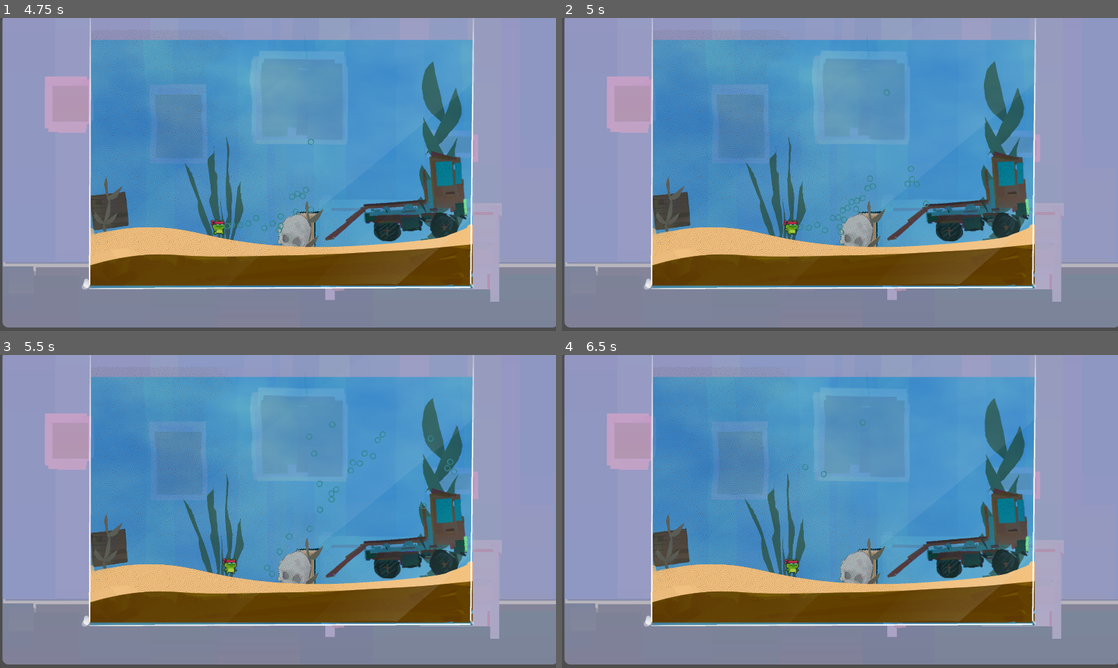
Above: before the commit, frames 1-4 (two rows, left to right).
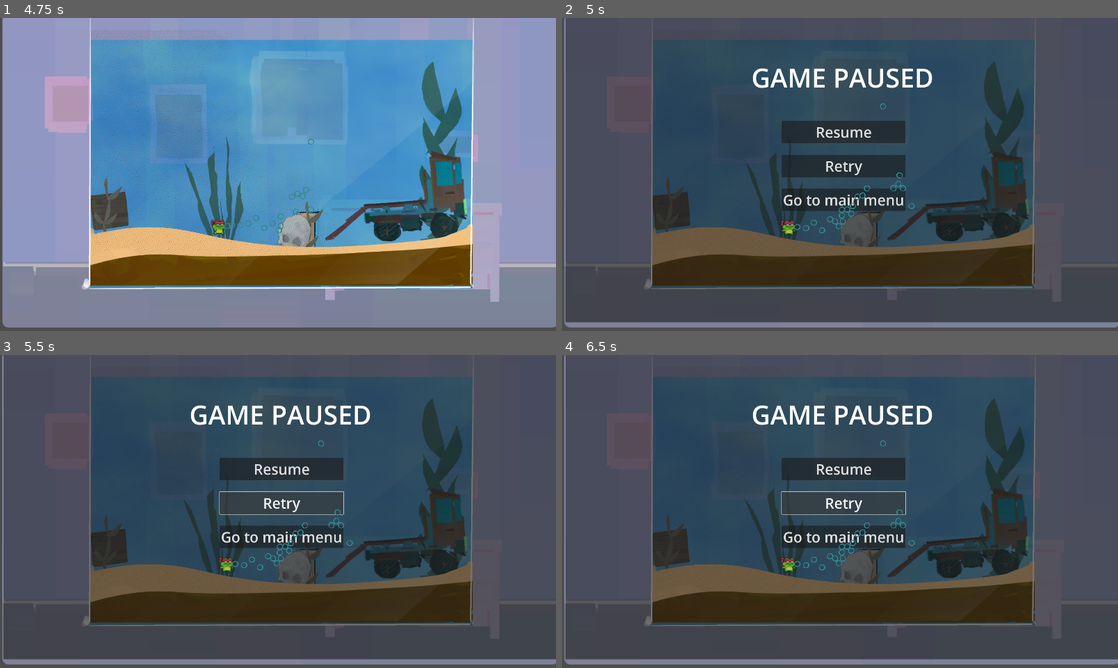
Above: after the commit, the same moments.

Repository: pR1smPrime/BikiniTop25
Game: Godot game, scene res://bikini_toppem_moving_service.tscn
Same seed, same stepped clock (60 frames per second), same inputs: the game is played once before the commit and once after it. The engine's default icon, where the game draws it, is replaced by a stand-in: a white triangle on a blue panel in a dark square.
Inputs (mouse positions are in pixels of both pictures, inside the frame that each line leads up to):
- Up to frame 1 (4.75 s): click "Play" at 0.5 s; move the mouse to (400, 158) at 1.27 s; press the mouse at (400, 158) at 1.28 s; hold D (right) 1.28-2.78 s; tap W (jump) at 1.52, 2.27, 3.77, 4.52 s; move the mouse to (166, 190) at 2.02 s; release the mouse at (166, 190) at 2.03 s; click (166, 190) at 2.1 s; move the mouse to (333, 105) at 2.77 s; press the mouse at (333, 105) at 2.78 s; hold A (left) 2.78-3.53 s; move the mouse to (250, 237) at 3.52 s; release the mouse at (250, 237) at 3.53 s; hold D (right) from 3.53 s (still down); click (250, 237) at 3.6 s; move the mouse to (444, 221) at 4.27 s; press the mouse at (444, 221) at 4.28 s
- Up to frame 2 (5 s): keep holding D (right); tap Escape (pause) at 4.9 s
- Up to frame 3 (5.5 s): release D (right) at 5 s; release the mouse at (444, 558) at 5 s; click (283, 502) at 5 s, where only the run after the commit has a clickable "Retry"
- Up to frame 4 (6.5 s): click (845, 502) at 5.75 s, where only the run after the commit has a clickable "Retry"

Frame 1 is identical in both runs. In frame 2, 96% of the frame differs, in the area x 0-100%, y 0-98%; in frame 3, 96%; in frame 4, 96%.

Commit message:
added pause menu

Diff:
--- a/scenes/levels/level1.tscn
+++ b/scenes/levels/level1.tscn
@@ -1,16 +1,17 @@
-[gd_scene load_steps=12 format=3 uid="uid://bf4s865kp8ukp"]
+[gd_scene load_steps=13 format=3 uid="uid://bf4s865kp8ukp"]
 
 [ext_resource type="PackedScene" uid="uid://bb7t2rtlp7sku" path="res://scenes/levels/groundBase.tscn" id="1_vw74y"]
 [ext_resource type="PackedScene" uid="uid://hph0vdl7puii" path="res://scenes/player/player.tscn" id="3_anpl5"]
 [ext_resource type="PackedScene" uid="uid://wio4kqqfaasv" path="res://scenes/movable/movable.tscn" id="5_hip1h"]
 [ext_resource type="Script" path="res://scenes/movable/movable.gd" id="6_n7tj6"]
-[ext_resource type="PackedScene" uid="uid://cibr5e7jyyld6" path="res://assets/art/spritesAquarium/waves.tscn" id="7_2e5qh"]
+[ext_resource type="PackedScene" path="res://assets/art/spritesAquarium/waves.tscn" id="7_2e5qh"]
 [ext_resource type="PackedScene" uid="uid://b1k68xp6vdvd3" path="res://assets/objects/statics/static_column.tscn" id="7_3gybj"]
 [ext_resource type="PackedScene" uid="uid://bofqt6oyryhyo" path="res://assets/objects/statics/target_truck.tscn" id="8_b5tf8"]
 [ext_resource type="PackedScene" uid="uid://dbba0xayt6m1u" path="res://assets/objects/staticNoCollision/staNoCo_algae1.tscn" id="8_gk1iv"]
 [ext_resource type="PackedScene" uid="uid://bj253dgyyi6n" path="res://assets/objects/staticNoCollision/staNoCo_algae3.tscn" id="9_375lw"]
 [ext_resource type="PackedScene" uid="uid://t1qapbdlfqnh" path="res://assets/objects/staticNoCollision/staNoCo_algae2.tscn" id="10_ue1s2"]
 [ext_resource type="PackedScene" uid="uid://cf618ai8wa2sn" path="res://assets/objects/statics/static_skull.tscn" id="11_fmbsn"]
+[ext_resource type="PackedScene" uid="uid://d2xyedecm45dw" path="res://scenes/pausemenue/pause_menu.tscn" id="12_e5w1w"]
 
 [node name="Level1" type="Node2D"]
 
@@ -59,3 +60,5 @@
 [node name="StaticSkull" parent="." instance=ExtResource("11_fmbsn")]
 position = Vector2(1008, -315)
 scale = Vector2(0.2, 0.2)
+
+[node name="Pause_Menu" parent="." instance=ExtResource("12_e5w1w")]
--- a/scenes/levels/level2.tscn
+++ b/scenes/levels/level2.tscn
@@ -1,15 +1,16 @@
-[gd_scene load_steps=11 format=3 uid="uid://cj3cua1qlwawx"]
+[gd_scene load_steps=12 format=3 uid="uid://cj3cua1qlwawx"]
 
 [ext_resource type="PackedScene" uid="uid://bb7t2rtlp7sku" path="res://scenes/levels/groundBase.tscn" id="1_ugtyb"]
 [ext_resource type="PackedScene" uid="uid://hph0vdl7puii" path="res://scenes/player/player.tscn" id="2_edvee"]
 [ext_resource type="PackedScene" uid="uid://wio4kqqfaasv" path="res://scenes/movable/movable.tscn" id="3_uadwk"]
 [ext_resource type="Script" path="res://scenes/movable/movable.gd" id="4_jfwhh"]
 [ext_resource type="PackedScene" uid="uid://bofqt6oyryhyo" path="res://assets/objects/statics/target_truck.tscn" id="6_hvh3e"]
-[ext_resource type="PackedScene" uid="uid://cibr5e7jyyld6" path="res://assets/art/spritesAquarium/waves.tscn" id="7_0uyk1"]
+[ext_resource type="PackedScene" path="res://assets/art/spritesAquarium/waves.tscn" id="7_0uyk1"]
 [ext_resource type="PackedScene" uid="uid://cf618ai8wa2sn" path="res://assets/objects/statics/static_skull.tscn" id="7_o6xxm"]
 [ext_resource type="PackedScene" uid="uid://b1k68xp6vdvd3" path="res://assets/objects/statics/static_column.tscn" id="8_r7dsu"]
 [ext_resource type="PackedScene" uid="uid://dg2i0m2yle8i1" path="res://assets/objects/statics/static_chest.tscn" id="9_nqrt1"]
 [ext_resource type="PackedScene" uid="uid://t1qapbdlfqnh" path="res://assets/objects/staticNoCollision/staNoCo_algae2.tscn" id="10_xry4m"]
+[ext_resource type="PackedScene" uid="uid://d2xyedecm45dw" path="res://scenes/pausemenue/pause_menu.tscn" id="11_hknvm"]
 
 [node name="Level2" type="Node2D"]
 
@@ -64,3 +65,5 @@
 [node name="StaticChest2" parent="." instance=ExtResource("9_nqrt1")]
 position = Vector2(807, -325)
 scale = Vector2(-0.2, 0.2)
+
+[node name="Pause_Menu" parent="." instance=ExtResource("11_hknvm")]
--- a/scenes/levels/level3.tscn
+++ b/scenes/levels/level3.tscn
@@ -1,16 +1,17 @@
-[gd_scene load_steps=12 format=3 uid="uid://crxb0iuw721ke"]
+[gd_scene load_steps=13 format=3 uid="uid://crxb0iuw721ke"]
 
 [ext_resource type="PackedScene" uid="uid://bb7t2rtlp7sku" path="res://scenes/levels/groundBase.tscn" id="1_hc18r"]
 [ext_resource type="PackedScene" uid="uid://hph0vdl7puii" path="res://scenes/player/player.tscn" id="2_1jxtb"]
 [ext_resource type="PackedScene" uid="uid://wio4kqqfaasv" path="res://scenes/movable/movable.tscn" id="3_5mwjg"]
 [ext_resource type="Script" path="res://scenes/movable/movable.gd" id="4_fxkph"]
 [ext_resource type="PackedScene" uid="uid://bofqt6oyryhyo" path="res://assets/objects/statics/target_truck.tscn" id="5_wjn4s"]
-[ext_resource type="PackedScene" uid="uid://cibr5e7jyyld6" path="res://assets/art/spritesAquarium/waves.tscn" id="6_unfmm"]
+[ext_resource type="PackedScene" path="res://assets/art/spritesAquarium/waves.tscn" id="6_unfmm"]
 [ext_resource type="PackedScene" uid="uid://cf618ai8wa2sn" path="res://assets/objects/statics/static_skull.tscn" id="7_0ui3r"]
 [ext_resource type="PackedScene" uid="uid://b1k68xp6vdvd3" path="res://assets/objects/statics/static_column.tscn" id="8_q0sij"]
 [ext_resource type="PackedScene" uid="uid://t1qapbdlfqnh" path="res://assets/objects/staticNoCollision/staNoCo_algae2.tscn" id="9_fax4x"]
 [ext_resource type="PackedScene" uid="uid://bj253dgyyi6n" path="res://assets/objects/staticNoCollision/staNoCo_algae3.tscn" id="10_vvm2v"]
 [ext_resource type="PackedScene" uid="uid://dbba0xayt6m1u" path="res://assets/objects/staticNoCollision/staNoCo_algae1.tscn" id="11_a7gad"]
+[ext_resource type="PackedScene" uid="uid://d2xyedecm45dw" path="res://scenes/pausemenue/pause_menu.tscn" id="12_x5t3h"]
 
 [node name="Level3" type="Node2D"]
 
@@ -74,3 +75,5 @@
 [node name="staNoCo_algae1" parent="." instance=ExtResource("11_a7gad")]
 position = Vector2(494, -421)
 scale = Vector2(0.2, 0.2)
+
+[node name="Pause_Menu" parent="." instance=ExtResource("12_x5t3h")]
--- a/scenes/levels/level4.tscn
+++ b/scenes/levels/level4.tscn
@@ -7,9 +7,10 @@
 [ext_resource type="PackedScene" uid="uid://wio4kqqfaasv" path="res://scenes/movable/movable.tscn" id="4_jfw20"]
 [ext_resource type="Script" path="res://scenes/movable/movable.gd" id="5_xi65j"]
 [ext_resource type="PackedScene" uid="uid://bofqt6oyryhyo" path="res://assets/objects/statics/target_truck.tscn" id="6_qxn3g"]
-[ext_resource type="PackedScene" uid="uid://cibr5e7jyyld6" path="res://assets/art/spritesAquarium/waves.tscn" id="7_ijvl3"]
+[ext_resource type="PackedScene" path="res://assets/art/spritesAquarium/waves.tscn" id="7_ijvl3"]
 [ext_resource type="PackedScene" uid="uid://dtoh8s6t2s5xi" path="res://assets/objects/statics/static_oyster.tscn" id="8_g52rs"]
 [ext_resource type="PackedScene" uid="uid://t1qapbdlfqnh" path="res://assets/objects/staticNoCollision/staNoCo_algae2.tscn" id="9_18xhb"]
+[ext_resource type="PackedScene" uid="uid://d2xyedecm45dw" path="res://scenes/pausemenue/pause_menu.tscn" id="11_tuqnh"]
 
 [node name="Level4" type="Node2D"]
 
@@ -96,3 +97,5 @@
 z_index = -1
 position = Vector2(897, -633)
 scale = Vector2(0.7, 0.7)
+
+[node name="Pause_Menu" parent="." instance=ExtResource("11_tuqnh")]
Not shown: 1 places in scenes/levels/level4.tscn that only renumber resources
